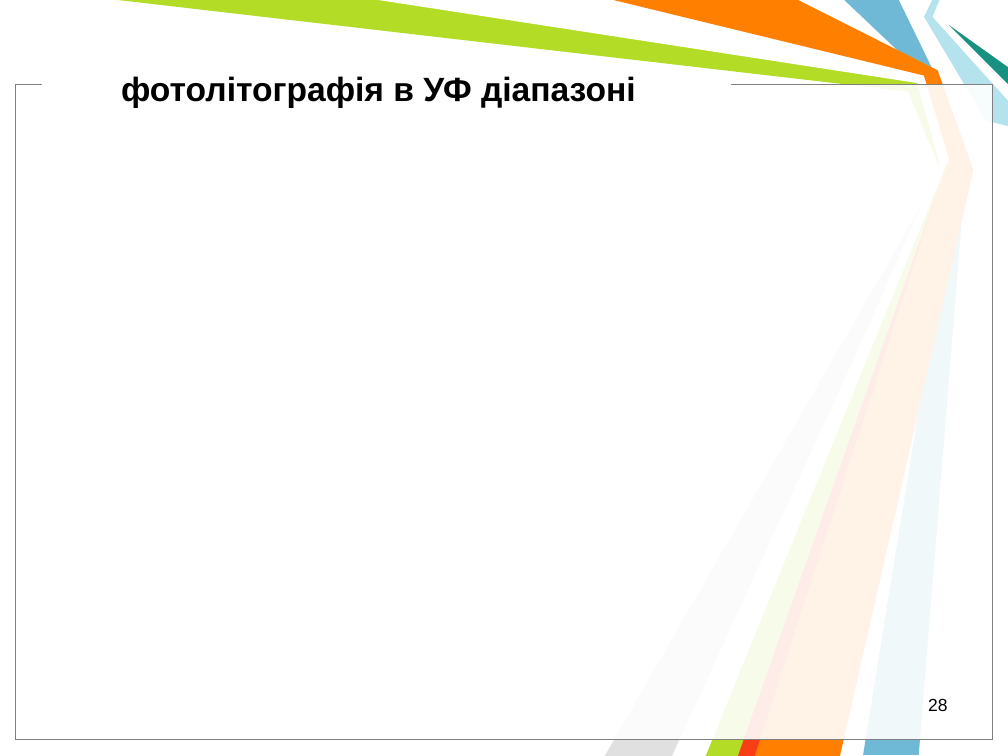
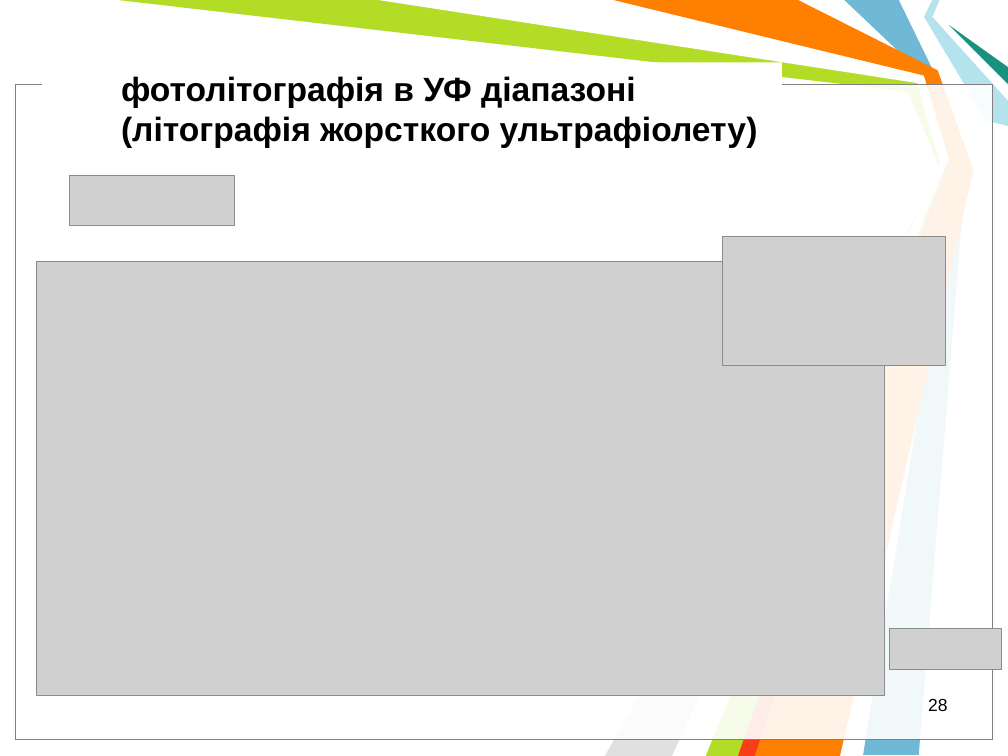
Before and after one commit to l432/NMK, a slide deck: slide 28 of Lecture/nanoSystem/2021_22/Present/OsnFizNanoV2.ppt. Drawn at 1008x756 pixels with LibreOffice and Linux fonts; fonts in the diff are those of the drawing; grey boxes stand for pictures; background and template pictures are left out. Boxes give left, top, right and bottom in pixels: in the first picture for what was removed or moved away, otherwise in the second. Text is boxed around its words. In the diff, an @@ line names an element or a change of style, - is before the commit and + after.

```diff
--- a/Lecture/nanoSystem/2021_22/Present/OsnFizNanoV2.ppt
+++ b/Lecture/nanoSystem/2021_22/Present/OsnFizNanoV2.ppt
@@ text at [121,116,758,148]: paragraph added @@
+(літографія жорсткого ультрафіолету)
@@ picture added at [70,175,235,226] @@
@@ picture added at [723,237,946,366] @@
@@ picture added at [37,261,885,696] @@
@@ picture added at [890,628,1002,669] @@
```
Also in this commit, not shown: 2 other slides changed, 9 slides added, 2 slides removed.
